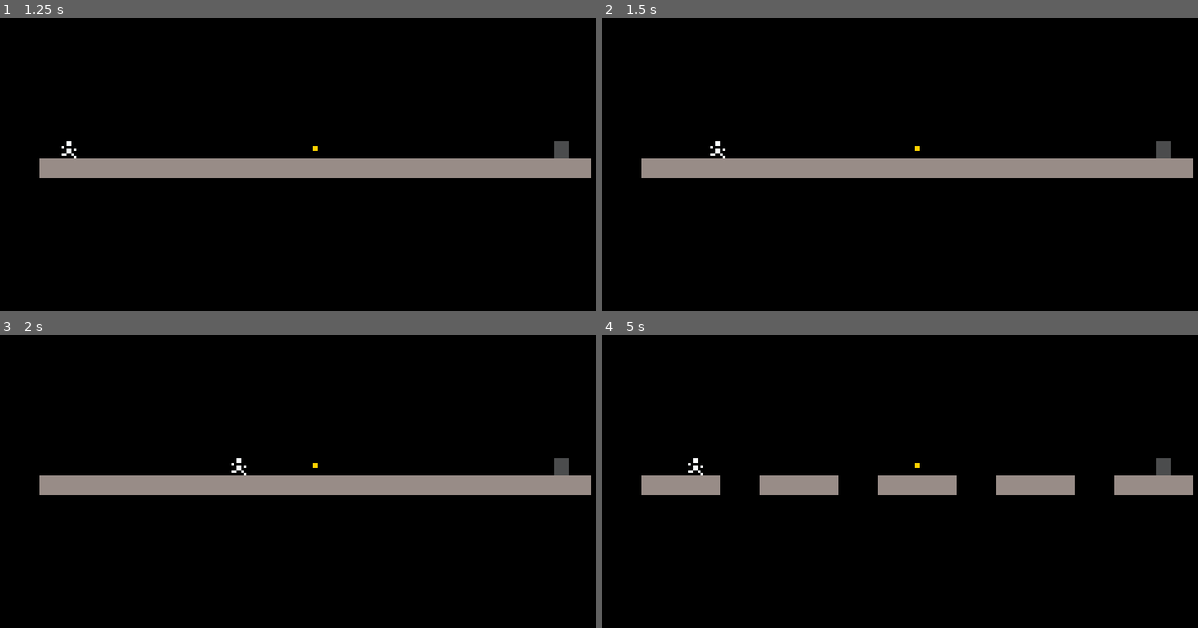
Above: before the commit, frames 1-4 (two rows, left to right).
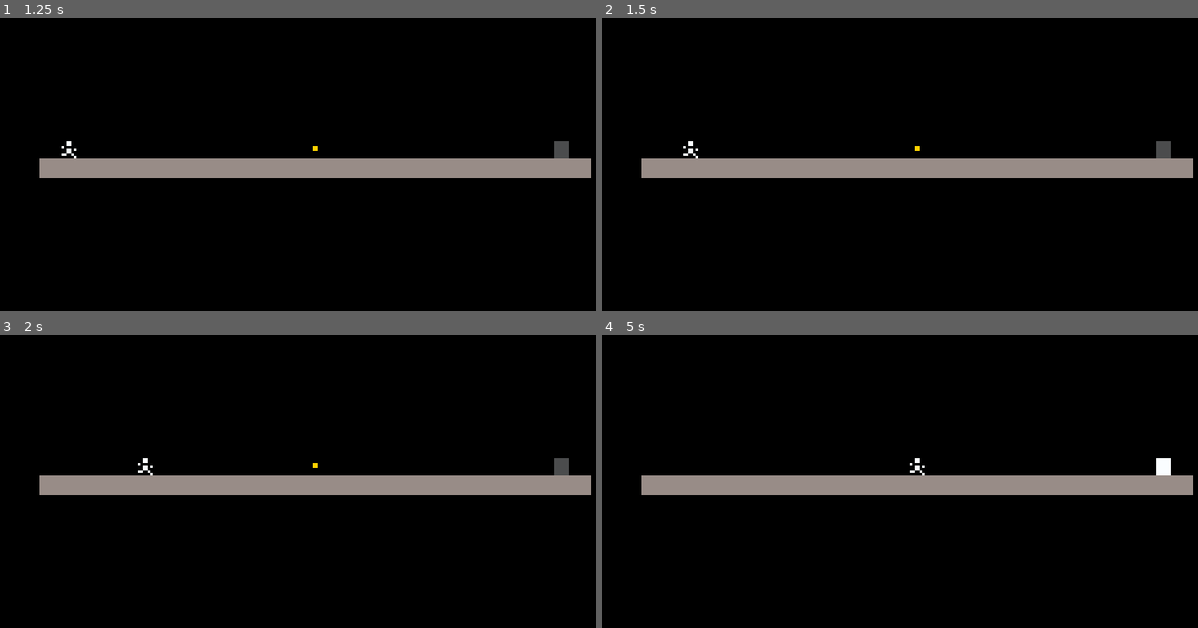
Above: after the commit, the same moments.

Repository: sugarvoid/cave-and-jumps
Game: Godot game, scene res://menu/title_screen.tscn
Two runs of this game, one before a commit and one after it. Both use one fixed random seed, a clock stepped at 60 frames per second and the inputs below.
Inputs (mouse positions are in pixels of both pictures, inside the frame that each line leads up to):
- Up to frame 1 (1.25 s): click (315, 237) at 0.5 s
- Up to frame 2 (1.5 s): tap Enter (ui_accept) at 1.25 s; hold D (right) from 1.28 s (still down)
- Up to frame 3 (2 s): keep holding D (right); tap Space (jump) at 1.52 s
- Up to frame 4 (5 s): tap Space (jump) at 2.27, 3.77, 4.52 s; release D (right) at 2.78 s; hold A (left) 2.78-3.53 s; hold D (right) from 3.53 s (still down)

Frame 1 is identical in both runs. In frame 2, 0.1% of the frame differs, in the area x 13-21%, y 42-48%; in frame 3, 0.1%; in frame 4, 2.0%, in the area x 14-96%, y 42-55%.

Commit message:
Change movement speeds

Diff:
--- a/src/character/character.gd
+++ b/src/character/character.gd
@@ -1,15 +1,15 @@
 extends CharacterBody2D
 class_name Character
 
-const SPEED = 100.0
+const SPEED = 46.0
 const DEFAULT_GRAVITY = 240.0
-const JUMP_VELOCITY = -100.0
+const JUMP_VELOCITY = -68.0
 const COYOTE_TIME = 0.1
 const JUMP_REDUCTION = 0.4
-const GROUND_ACCEL = 0.6
-const GROUND_DECEL = 0.5
-const AIR_ACCEL = 0.4
-const AIR_DECEL = 0.09
+const GROUND_ACCEL = 0.4
+const GROUND_DECEL = 0.3
+const AIR_ACCEL = 0.1
+const AIR_DECEL = 0.02
 
 var gravity = DEFAULT_GRAVITY
 var air_timer = 0.0
